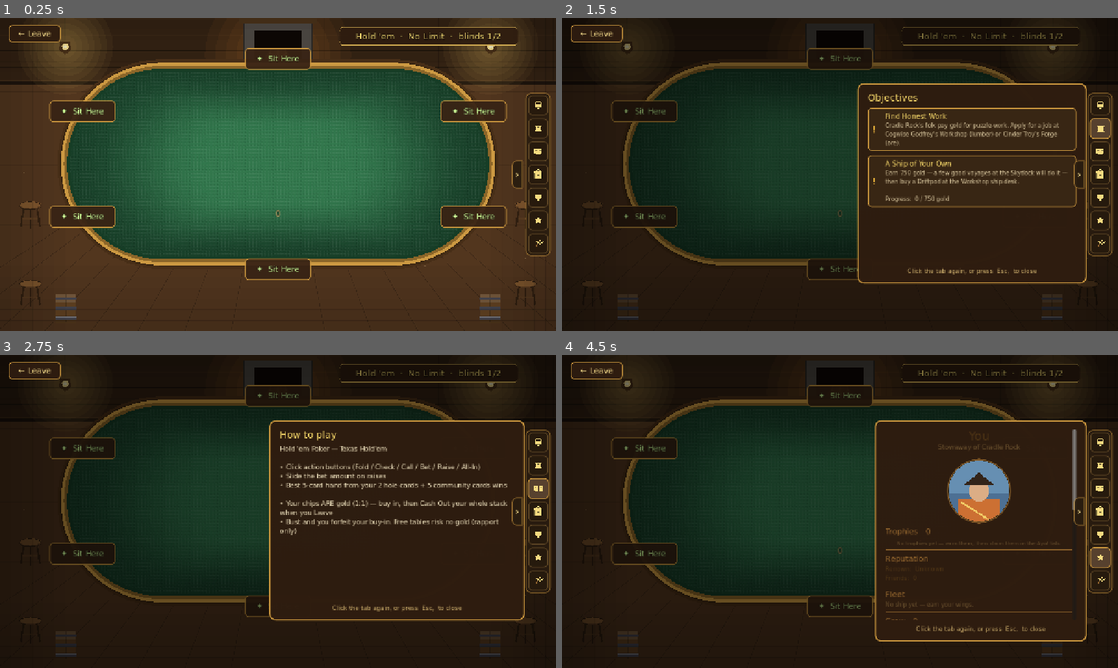
Above: before the commit, frames 1-4 (two rows, left to right).
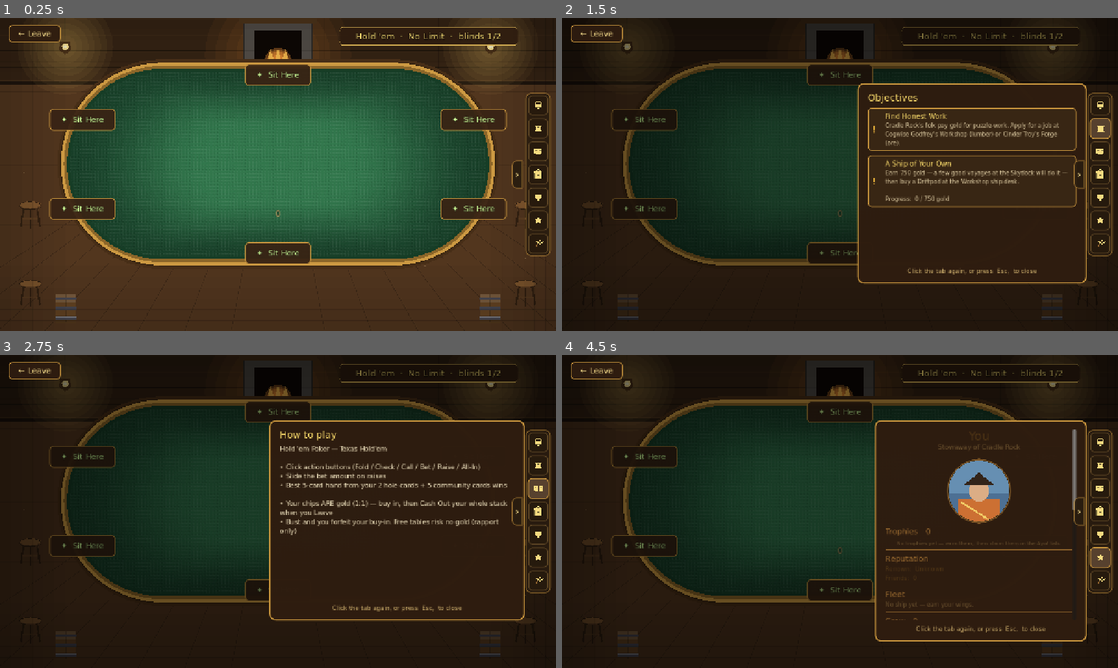
Above: after the commit, the same moments.

Repository: TairoyZone/shivaliva-shanty
Game: Godot game, scene res://puzzles/poker/poker_scene.tscn
Same seed, same stepped clock (60 frames per second), same inputs: the game is played once before the commit and once after it. This scene is started directly instead of the project's main scene.
Inputs (mouse positions are in pixels of both pictures, inside the frame that each line leads up to):
- Up to frame 1 (0.25 s): no input
- Up to frame 2 (1.5 s): click "0" at 0.5 s; click (1101, 127) at 1.27 s
- Up to frame 3 (2.75 s): click (539, 489) at 2.02 s
- Up to frame 4 (4.5 s): click (1101, 511) at 2.77 s; click (1101, 533) at 3.52 s; click (1101, 558) at 4.27 s

The runs differ from the first frame. In frame 1, 4.8% of the frame differs, in the area x 8-92%, y 9-84%; in frame 2, 1.3%; in frame 3, 1.2%; in frame 4, 1.4%.

Commit message:
fix(poker): pull the seat ring in so the bottom hole cards stay on-screen + silence int-division warnings
The bottom seat's hole cards (centred 102px below the panel, ~93px tall) ran off the bottom edge. Reduced SEAT_RY 242->205 so every seat moves in equally (still a symmetric ellipse) — the bottom cards now land ~y690, on-screen, and the hearth reads fully too. Also annotated the two intentional integer divisions in the felt-weave texture builder (@warning_ignore).

Co-Authored-By: Claude Opus 4.8 (1M context) <noreply@anthropic.com>

Diff:
--- a/puzzles/poker/poker_scene.gd
+++ b/puzzles/poker/poker_scene.gd
@@ -30,7 +30,10 @@
 ## around this — seat 0 (you) at bottom-centre, the rest spaced evenly all the way around. See _seat_position.
 const TABLE_CENTER : Vector2 = Vector2(640.0, 336.0)
 const SEAT_RX : float = 520.0
-const SEAT_RY : float = 242.0
+## Pulled IN from 242 so the bottom seat's hole cards (centred 102px below the panel,
+## ~93px tall) stay fully on-screen — symmetric, so every seat moves in equally
+## (Troy 2026-06-16).
+const SEAT_RY : float = 205.0
 ## Delay between consecutive hole cards during the deal.
 const HOLE_DEAL_STAGGER : float = 0.07
 ## How long one hole card takes to slide from deck to its seat.
@@ -233,7 +236,9 @@
 	var img : Image = Image.create(s, s, false, Image.FORMAT_RGBA8)
 	for y in s:
 		for x in s:
+			@warning_ignore("integer_division")
 			var wx : int = (x / thread) % 2
+			@warning_ignore("integer_division")
 			var wy : int = (y / thread) % 2
 			var warp_over : bool = ((wx + wy) % 2) == 0
 			var across : float = (float(x % thread) if warp_over else float(y % thread)) / float(thread)
